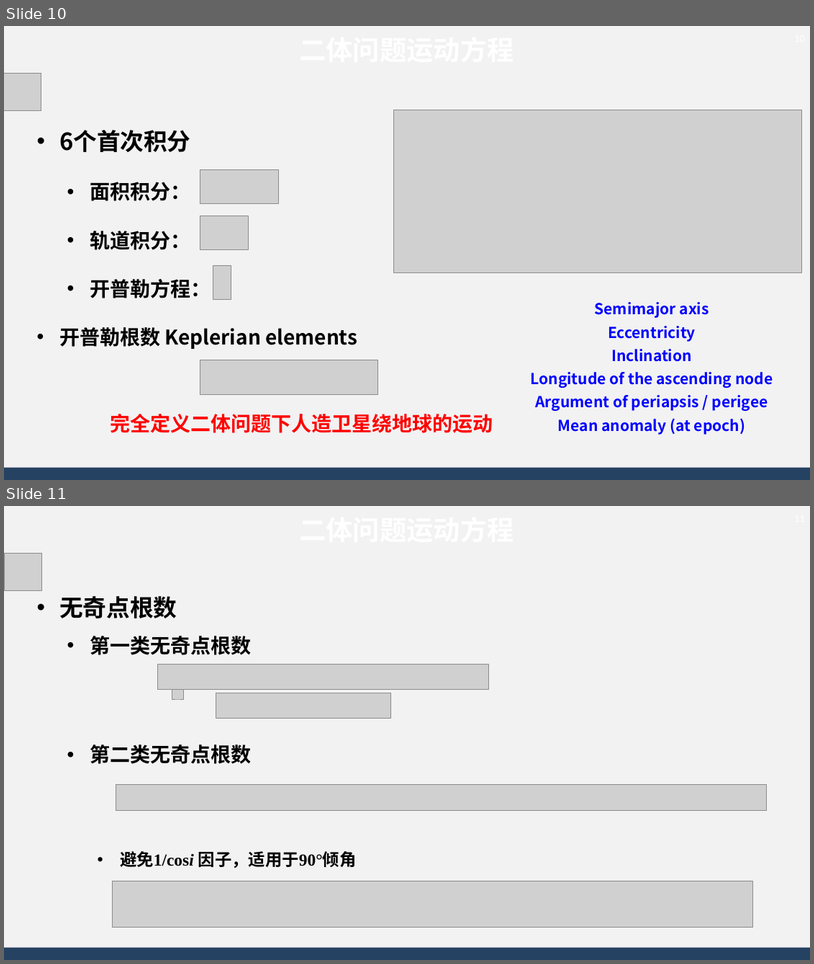
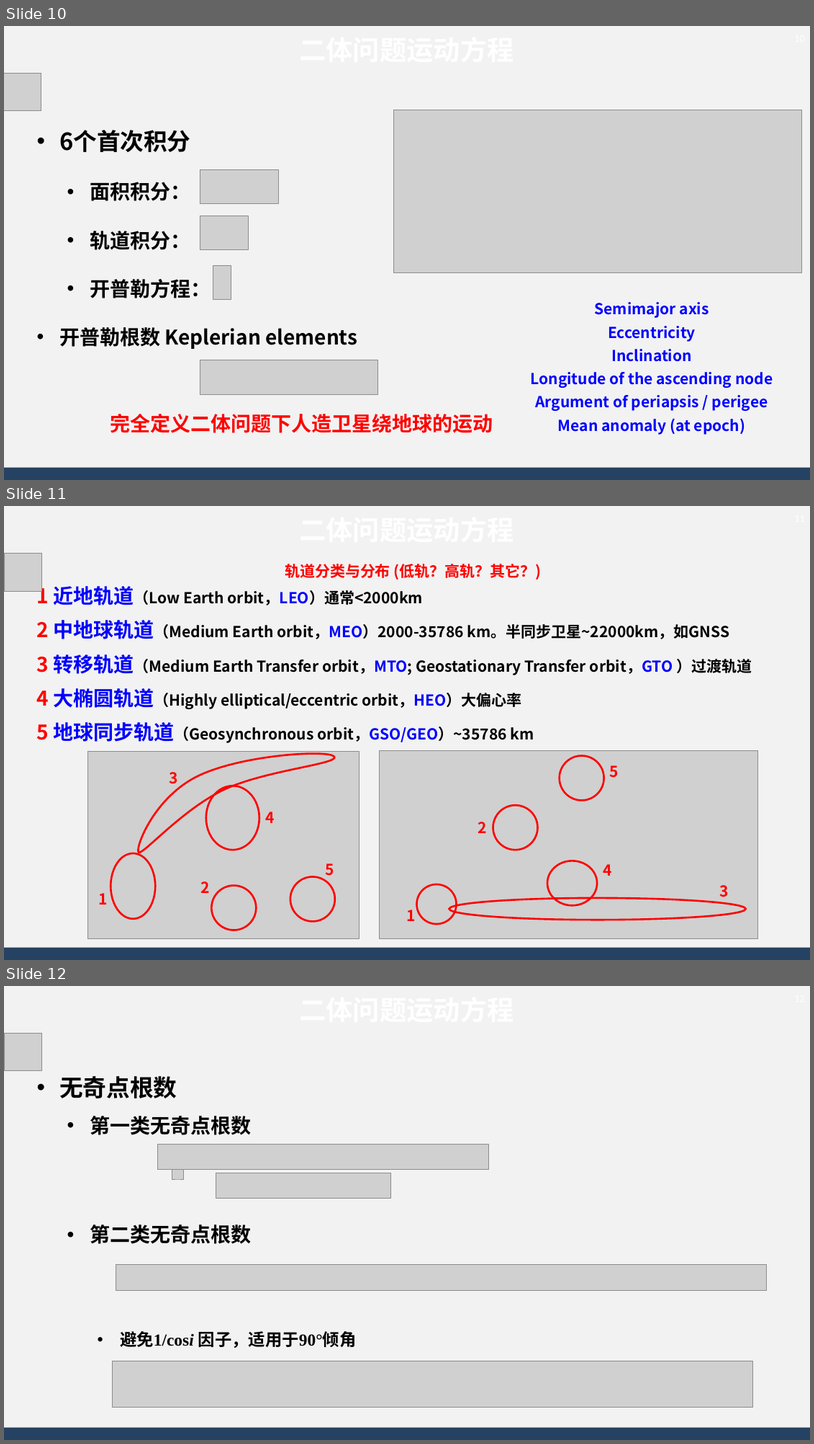
Before and after one commit to AsBackup/DAOSSA, a slide deck: 05-06 人造天体运动方程与二体问题积分.pptx. Shown one above the other, each under a label of ours: slides 10 and 11 before the commit, slides 10, 11 and 12 after it. The pictures are 814x964 and 814x1444 pixels, drawn with LibreOffice and Linux fonts; fonts in the diff are those of the drawing; grey boxes stand for pictures; background and template pictures are left out. Boxes give left, top, right and bottom in pixels: in the first picture for what was removed or moved away, otherwise in the second. Text is boxed around its words. In the diff, an @@ line names an element or a change of style, - is before the commit and + after.

```diff
--- a/05-06 人造天体运动方程与二体问题积分.pptx
+++ b/05-06 人造天体运动方程与二体问题积分.pptx
@@ slide 11 added at [4,506,810,960], background #F2F2F2; not listed: 1 template element that a slide beside it also shows @@
@@ text added at [4,506,810,554], 32 pt, text #FFFFFF, bold @@
+二体问题运动方程
@@ page number added at [782,506,810,530], 12 pt, text #FFFFFF @@
+11
@@ picture added at [4,554,41,591] @@
@@ text added at [285,564,542,579], 18 pt, text #FF0000, bold @@
+轨道分类与分布 (低轨？高轨？其它？)
@@ text added at [37,583,752,743], 18 pt, text #000000, bold @@
+1 近地轨道（Low Earth orbit，LEO）通常<2000km
+2 中地球轨道（Medium Earth orbit，MEO）2000-35786 km。半同步卫星~22000km，如GNSS
+3 转移轨道（Medium Earth Transfer orbit，MTO; Geostationary Transfer orbit，GTO ）过渡轨道
+4 大椭圆轨道（Highly elliptical/eccentric orbit，HEO）大偏心率
+5 地球同步轨道（Geosynchronous orbit，GSO/GEO）~35786 km
@@ freeform shape added at [121,705,335,880], outline #FF0000 2.25 pt @@
@@ picture added at [88,751,359,939] @@
@@ picture added at [380,750,759,939] @@
@@ ellipse added at [560,756,604,800], outline #FF0000 2.25 pt @@
@@ text added at [170,772,178,784], 18 pt, text #FF0000, bold @@
+3
@@ ellipse added at [206,785,260,849], outline #FF0000 2.25 pt @@
@@ text added at [610,765,619,777], 18 pt, text #FF0000, bold @@
+5
@@ ellipse added at [494,805,538,849], outline #FF0000 2.25 pt @@
@@ text added at [265,811,274,823], 18 pt, text #FF0000, bold @@
+4
@@ text added at [478,821,487,833], 18 pt, text #FF0000, bold @@
+2
@@ ellipse added at [111,853,156,919], outline #FF0000 2.25 pt @@
@@ text added at [326,863,334,875], 18 pt, text #FF0000, bold @@
+5
@@ ellipse added at [548,860,597,906], outline #FF0000 2.25 pt @@
@@ text added at [603,864,612,875], 18 pt, text #FF0000, bold @@
+4
@@ text added at [98,893,107,904], 18 pt, text #FF0000, bold @@
+1
@@ text added at [201,881,210,893], 18 pt, text #FF0000, bold @@
+2
@@ ellipse added at [211,885,256,930], outline #FF0000 2.25 pt @@
@@ ellipse added at [291,876,335,921], outline #FF0000 2.25 pt @@
@@ ellipse added at [417,884,457,924], outline #FF0000 2.25 pt @@
@@ text added at [720,885,728,897], 18 pt, text #FF0000, bold @@
+3
@@ text added at [407,909,416,921], 18 pt, text #FF0000, bold @@
+1
@@ ellipse added at [449,898,746,920], outline #FF0000 2.25 pt @@
@@ what was slide 11 is now slide 12 @@
```
Also in this commit, not shown: 4 slides changed, 1 other slide added, 14 other files.
